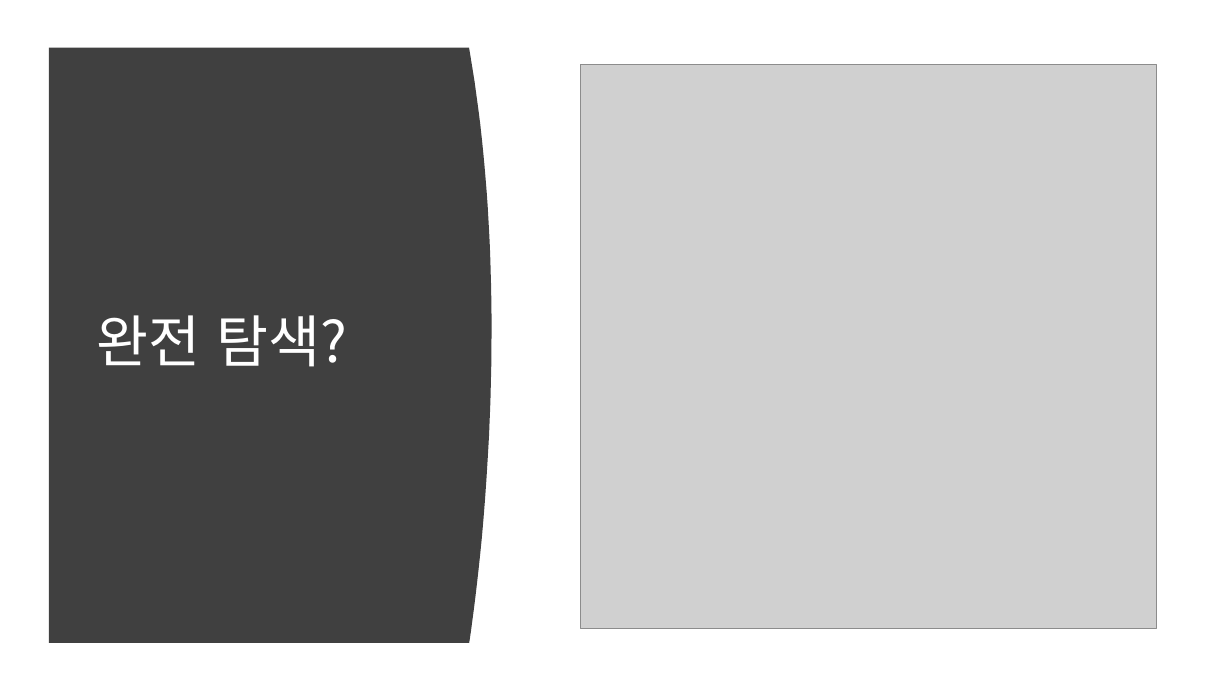
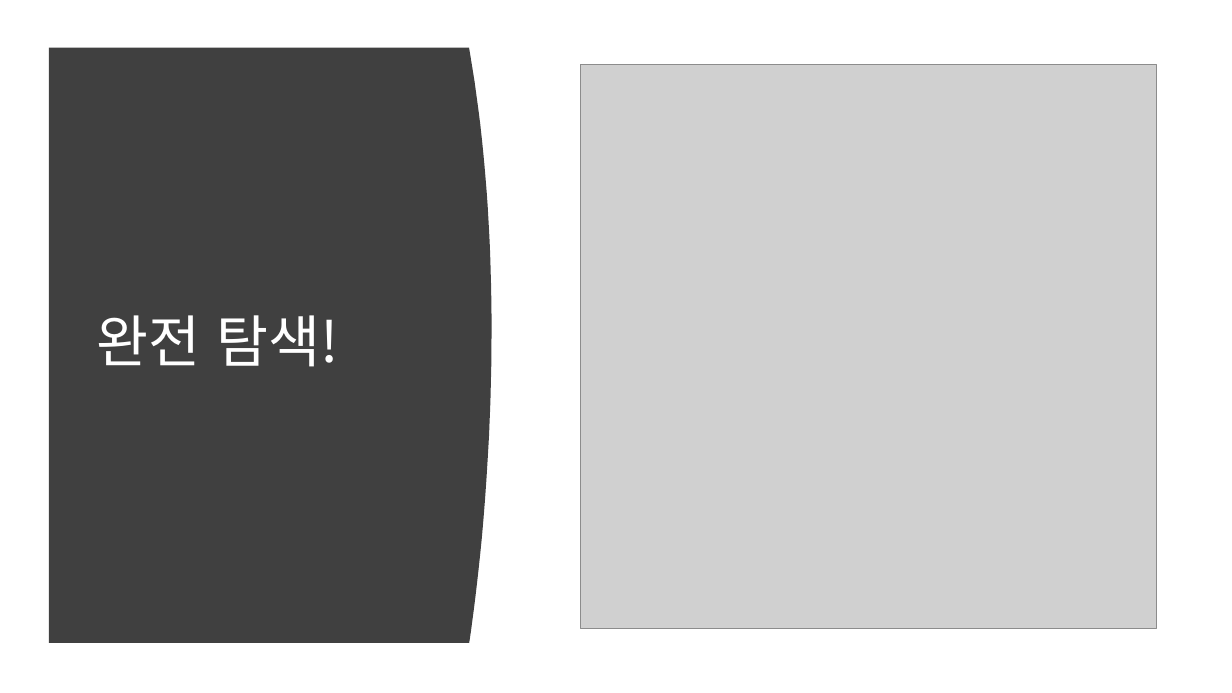
Before and after one commit to Smart-IoT-Lab/study-for-algorithm, a slide deck: slide 10 of minky/11주차/깊이너비탐색이랑완전탐색이랑이진탐색.pptx. Drawn at 1232x693 pixels with LibreOffice and Linux fonts; fonts in the diff are those of the drawing; grey boxes stand for pictures. Boxes give left, top, right and bottom in pixels: in the first picture for what was removed or moved away, otherwise in the second. Text is boxed around its words. In the diff, an @@ line names an element or a change of style, - is before the commit and + after.

```diff
--- a/minky/11주차/깊이너비탐색이랑완전탐색이랑이진탐색.pptx
+++ b/minky/11주차/깊이너비탐색이랑완전탐색이랑이진탐색.pptx
@@ title at box(96, 315, 338, 367): text changed @@
-완전 탐색?
+완전 탐색!
```
Also in this commit, not shown: 2 other slides changed, 3 other files.
